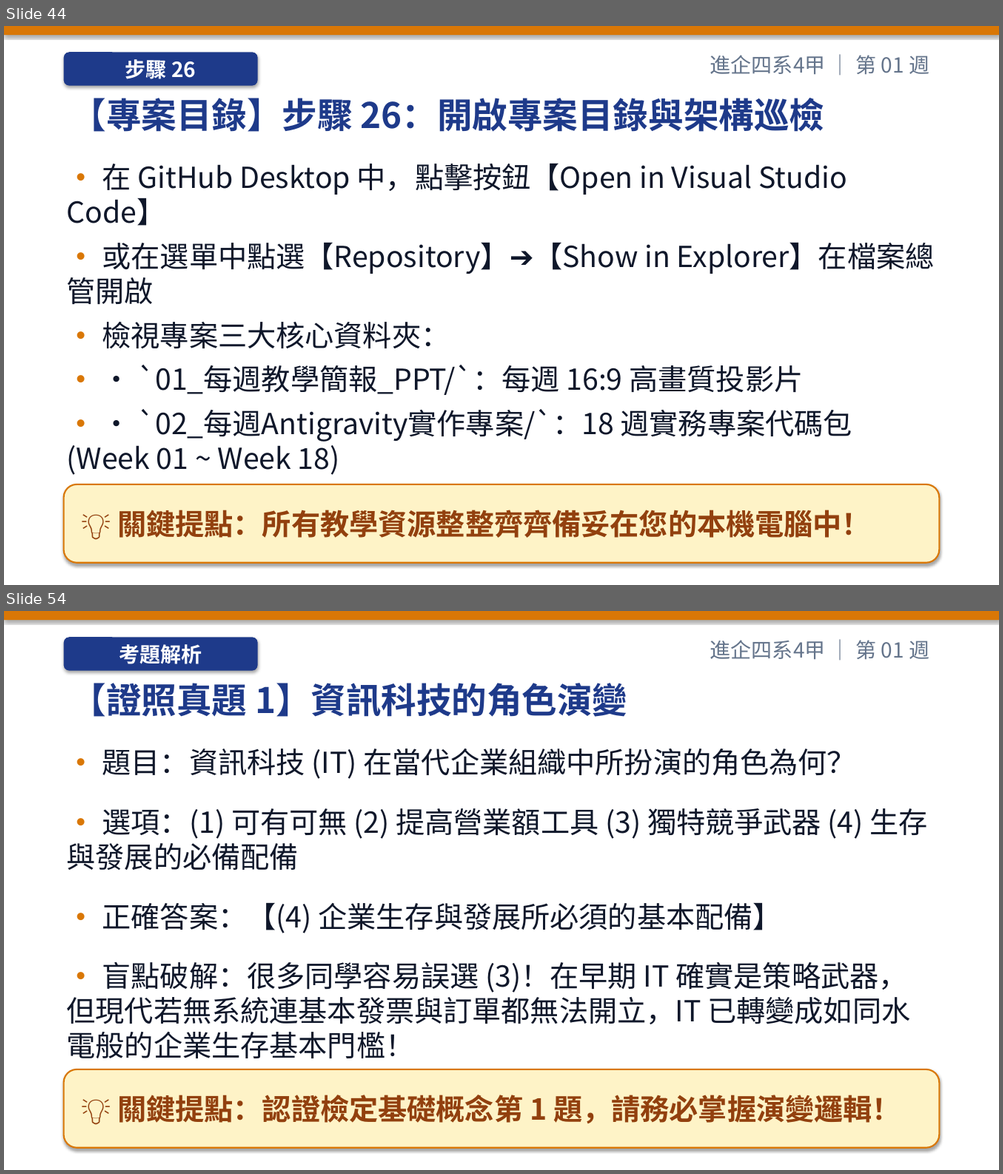
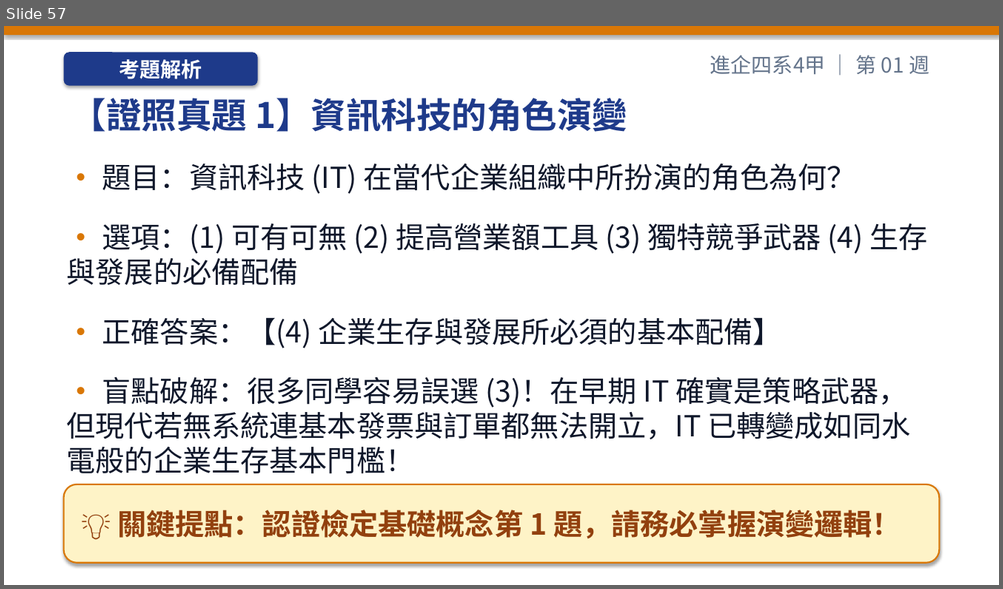
Before and after one commit to h12s12bs/vnu-enterprise-resource-planning, a slide deck: 01_每週教學簡報_PPT/ERP_第01週_課程導論、ERP_概念演進與數位轉型.pptx. Shown one above the other, each under a label of ours: slides 44 and 54 before the commit, slide 57 after it; the slides between them are not shown. The pictures are 1003x1174 and 1003x589 pixels, drawn with LibreOffice and Linux fonts; fonts in the diff are those of the drawing. Boxes give left, top, right and bottom in pixels: in the first picture for what was removed or moved away, otherwise in the second. Text is boxed around its words. In the diff, an @@ line names an element or a change of style, - is before the commit and + after.

Commit message:
fix: 修復週次選單標題一致性問題，全面移除 VS Code 改用本機 PowerShell CLI 登入與成果雲端備份指引

```diff
--- a/01_每週教學簡報_PPT/ERP_第01週_課程導論、ERP_概念演進與數位轉型.pptx
+++ b/01_每週教學簡報_PPT/ERP_第01週_課程導論、ERP_概念演進與數位轉型.pptx
@@ slide 44 removed at [4, 26, 999, 585], background #FFFFFF @@
@@ rectangle removed at [4, 26, 999, 35] @@
@@ rounded rectangle removed at [64, 52, 258, 86] @@
-步驟 26
@@ text removed at [710, 55, 929, 74] @@
-進企四系4甲 ｜ 第 01 週
@@ text removed at [71, 98, 825, 132] @@
-【專案目錄】步驟 26：開啟專案目錄與架構巡檢
@@ text removed at [67, 163, 934, 540] @@
-• 在 GitHub Desktop 中，點擊按鈕【Open in Visual Studio Code】
-• 或在選單中點選【Repository】➔【Show in Explorer】在檔案總管開啟
-• 檢視專案三大核心資料夾：
-• • `01_每週教學簡報_PPT/`：每週 16:9 高畫質投影片
-• • `02_每週Antigravity實作專案/`：18 週實務專案代碼包 (Week 01 ~ Week 18)
-• • `平台首頁(單機離線直接點開).html`：免網路隨時點開的互動系統
@@ rounded rectangle removed at [64, 485, 939, 563] @@
-💡 關鍵提點：所有教學資源整整齊齊備妥在您的本機電腦中！
@@ what was slide 54 is now slide 57 @@
```
Also in this commit, not shown: 11 slides changed, 5 slides added, 1 other slide removed, 25 other files.
